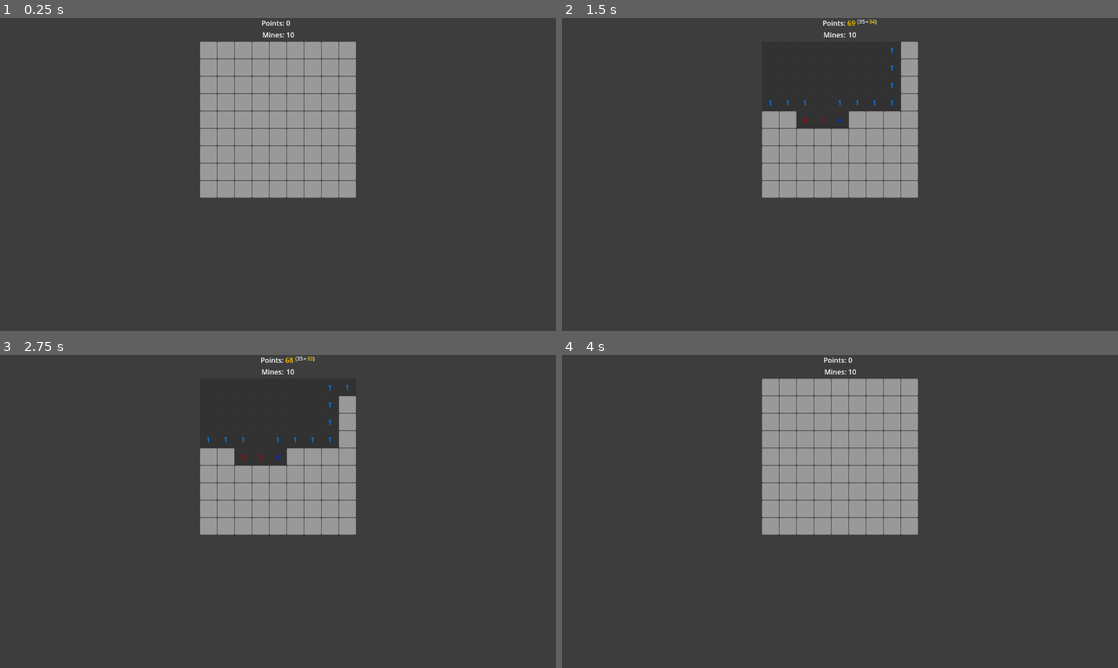
Above: before the commit, frames 1-4 (two rows, left to right).
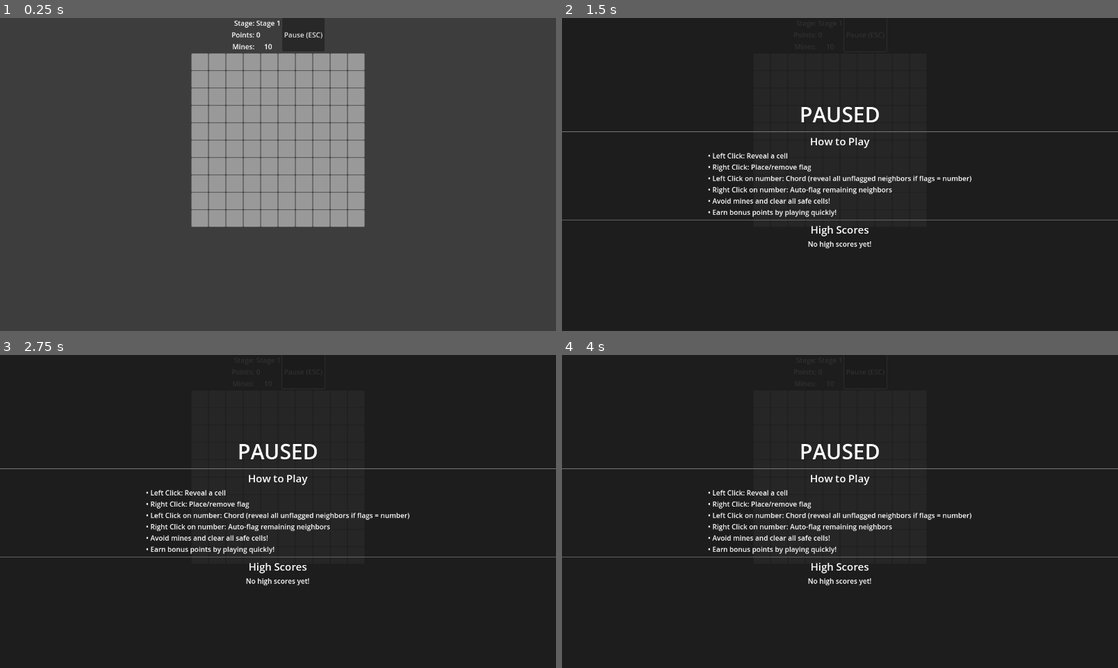
Above: after the commit, the same moments.

Repository: krets/sweep
Game: Godot game, scene res://game.tscn
Same seed, same stepped clock (60 frames per second), same inputs: the game is played once before the commit and once after it.
Inputs (mouse positions are in pixels of both pictures, inside the frame that each line leads up to):
- Up to frame 1 (0.25 s): no input
- Up to frame 2 (1.5 s): click (773, 49) at 0.52 s; click (867, 33) at 1.25 s, where only the run after the commit has a clickable "Pause (ESC)"
- Up to frame 3 (2.75 s): click (344, 386) at 2.02 s
- Up to frame 4 (4 s): click (906, 405) at 2.77 s; click (840, 517) at 3.5 s, where only the run before the commit has a clickable "Play Again"

The runs differ from the first frame. In frame 1, 8.0% of the frame differs, in the area x 34-66%, y 0-67%; in frame 2, 90%; in frame 3, 90%; in frame 4, 96%, in the area x 0-100%, y 0-100%.

Commit message:
UI updates
adding up points per stage
pause screen
pause button
help screen (same as pause)
pause on defocus
pause hotkey (esc)

Diff:
--- a/game.gd
+++ b/game.gd
@@ -16,7 +16,6 @@
 @export var cell_exposed: Color = Color(.8, .2, .6)
 @export var hard_mode: bool = false
 
-
 class Stage:
 	var columns
 	var rows
@@ -33,14 +32,12 @@
 		self.points = 0
 
 var stages = [
-	Stage.new(9, 9, 10),
-	Stage.new(12, 11, 19),
-	Stage.new(15, 13, 32),
-	Stage.new(18, 14, 47),
-	Stage.new(20, 16, 66)
+	Stage.new(10,10,10),
+	Stage.new(12,11,19),
+	Stage.new(15,13,32),
+	Stage.new(18,14,47),
+	Stage.new(20,16,66)
 ]
-
-
 
 var current_stage_index: int = 0
 var cell_scene = preload("res://Cell.tscn")
@@ -55,6 +52,8 @@
 var countdown_timer: Timer = null
 var points_bonus: int = 0
 var current_stage: Stage = null
+var is_paused: bool = false
+var was_paused_before_focus: bool = false
 
 @onready var grid_container: GridContainer = %MinefieldGrid
 @onready var mine_counter: Label = %MineCounter
@@ -63,12 +62,20 @@
 @onready var overlay_restart_button: Button = %OverlayRestartButton
 @onready var points_label: Label = %PointsLabel
 @onready var points_breakdown: RichTextLabel = %PointsBreakdownLabel
-
 @onready var overlay_panel_bg: Panel = %OverlayBackgroundPanel
+@onready var stage_label: Label = %StageLabel
+@onready var pause_overlay: Control = %PauseOverlay
+@onready var pause_button: Button = %PauseButton
+@onready var high_scores_list: VBoxContainer = %HighScoresList
+@onready var score_breakdown_container: VBoxContainer = %ScoreBreakdownContainer
+@onready var final_score_label: Label = %FinalScoreLabel
+@onready var stage_scores_container: VBoxContainer = %StageScoresContainer
 
 func _ready():
 	HighScores.load_scores()
 	overlay_restart_button.pressed.connect(new_game)
+	pause_button.pressed.connect(toggle_pause)
+
 	# Setup misclick cooldown timer
 	misclick_timer = Timer.new()
 	misclick_timer.wait_time = misclick_clear
@@ -83,7 +90,67 @@
 	countdown_timer.timeout.connect(_on_countdowntick)
 	add_child(misclick_timer)
 	add_child(countdown_timer)
+
+	# Show high scores on startup
+	display_high_scores()
+
+	# Connect window focus signals
+	get_window().focus_entered.connect(_on_window_focus_entered)
+	get_window().focus_exited.connect(_on_window_focus_exited)
+
 	new_game()
+
+func _input(event):
+	if event.is_action_pressed("pause"):
+		toggle_pause()
+
+func _notification(what):
+	if what == NOTIFICATION_APPLICATION_FOCUS_OUT:
+		if not is_paused:
+			was_paused_before_focus = false
+			set_paused(true)
+		else:
+			was_paused_before_focus = true
+	elif what == NOTIFICATION_APPLICATION_FOCUS_IN:
+		if not was_paused_before_focus:
+			set_paused(false)
+
+func _on_window_focus_entered():
+	pass
+
+func _on_window_focus_exited():
+	pass
+
+func toggle_pause():
+	set_paused(!is_paused)
+
+func set_paused(paused: bool):
+	is_paused = paused
+	pause_overlay.visible = is_paused
+	if is_paused:
+		countdown_timer.paused = true
+		misclick_timer.paused = true
+	else:
+		countdown_timer.paused = false
+		misclick_timer.paused = false
+
+func display_high_scores():
+	# Clear existing scores
+	for child in high_scores_list.get_children():
+		child.queue_free()
+
+	# Add high scores
+	for i in range(min(10, HighScores.scores.size())):
+		var score_label = Label.new()
+		score_label.text = "%d. %d points" % [i + 1, HighScores.scores[i]]
+		score_label.add_theme_font_size_override("font_size", 16)
+		high_scores_list.add_child(score_label)
+
+	if HighScores.scores.size() == 0:
+		var no_scores_label = Label.new()
+		no_scores_label.text = "No high scores yet!"
+		no_scores_label.add_theme_font_size_override("font_size", 16)
+		high_scores_list.add_child(no_scores_label)
 
 func new_game():
 	current_stage = stages[current_stage_index]
@@ -100,9 +167,14 @@
 	points_breakdown.text = ""
 	misclick_locked = false
 	misclick_timer.stop()
+
+	# Update stage label
+	stage_label.text = "Stage %d" % (current_stage_index + 1)
+
 	# Clear existing grid
 	overlay_panel_bg.modulate = Color(1, 1, 1, 1)
 	overlay.visible = false
+	score_breakdown_container.visible = false
 	for row in grid:
 		for cell in row:
 			cell.queue_free()
@@ -113,10 +185,11 @@
 	game_over = false
 	cells_revealed = 0
 	flags_placed = 0
+	is_paused = false
+	pause_overlay.visible = false
 
 	# Setup grid container
 	grid_container.columns = grid_width
-
 
 	# Create cells
 	for y in range(grid_height):
@@ -175,7 +248,7 @@
 	return count
 
 func _on_cell_clicked(cell: Cell):
-	if game_over or cell.is_flagged:
+	if game_over or cell.is_flagged or is_paused:
 		return
 
 	if first_click:
@@ -192,6 +265,7 @@
 		var tween = create_tween()
 		$Sounds/FxEarthquake.play()
 		tween.tween_property(overlay_panel_bg, "modulate:a", .7, .25)
+		tween.finished.connect(show_score_breakdown.bind(false))
 		end_game()
 	else:
 		reveal_cell(cell.x, cell.y)
@@ -226,7 +300,7 @@
 				cell.reveal()
 
 func _on_cell_flagged(cell: Cell):
-	if game_over:
+	if game_over or is_paused:
 		return
 
 	if cell.is_flagged:
@@ -255,7 +329,8 @@
 		overlay_label.text = "Stage Cleared!"
 		overlay_restart_button.text = "Continue"
 		current_stage_index += 1
-		if current_stage_index == stages.size():
+		var is_final_stage = current_stage_index == stages.size()
+		if is_final_stage:
 			overlay_label.text = "You Win! Game over!"
 			overlay_restart_button.text = "Play Again"
 			end_game()
@@ -266,6 +341,73 @@
 		var tween = create_tween()
 		tween.tween_property(overlay_panel_bg, "modulate:a", .7, 1)
 		tween.finished.connect($Sounds/WinnerTune.play)
+		tween.finished.connect(show_score_breakdown.bind(is_final_stage))
+
+func show_score_breakdown(show_final: bool):
+	score_breakdown_container.visible = true
+
+	# Clear previous breakdown
+	for child in stage_scores_container.get_children():
+		child.queue_free()
+
+	# Animate stage scores
+	var total_animated = 0
+	var delay = 0.0
+
+	for i in range(stages.size()):
+		if stages[i].points > 0 or i == current_stage_index - 1:
+			var stage_score_label = Label.new()
+			stage_score_label.text = "Stage %d: " % (i + 1)
+			stage_score_label.add_theme_font_size_override("font_size", 18)
+			stage_scores_container.add_child(stage_score_label)
+
+			# Animate points counting up
+			var target_points = stages[i].points
+			if i == current_stage_index - 1:
+				target_points = get_points()
+
+			animate_score_count(stage_score_label, 0, target_points, delay, i + 1)
+			total_animated += target_points
+			delay += 0.5
+
+	# Show final score
+	if show_final:
+		final_score_label.visible = true
+		animate_score_count(final_score_label, 0, total_animated, delay + 0.5, 0, "Final Score: ")
+
+		# Check if it's a high score
+		if HighScores.scores.size() == 0 or total_animated > HighScores.scores[0]:
+			var high_score_label = Label.new()
+			high_score_label.text = "NEW HIGH SCORE!"
+			high_score_label.add_theme_font_size_override("font_size", 24)
+			high_score_label.modulate = Color.YELLOW
+			stage_scores_container.add_child(high_score_label)
+	else:
+		final_score_label.visible = false
+
+func animate_score_count(label: Label, from: int, to: int, delay: float, stage_num: int, prefix: String = ""):
+	await get_tree().create_timer(delay).timeout
+
+	var duration = 1.0
+	var elapsed = 0.0
+
+	while elapsed < duration:
+		elapsed += get_process_delta_time()
+		var progress = min(elapsed / duration, 1.0)
+		var current_value = int(lerp(float(from), float(to), progress))
+
+		if stage_num > 0:
+			label.text = "Stage %d: %d points" % [stage_num, current_value]
+		else:
+			label.text = prefix + str(current_value) + " points"
+
+		await get_tree().process_frame
+
+	# Ensure final value is set
+	if stage_num > 0:
+		label.text = "Stage %d: %d points" % [stage_num, to]
+	else:
+		label.text = prefix + str(to) + " points"
 
 # Returns a Dictionary of arrays:
 # {"flagged": [...], "unexposed": [...], "revealed": [...], "all": [...]}
@@ -295,7 +437,7 @@
 	return neighbors
 
 func _on_cell_chorded_left(cell: Cell):
-	if game_over:
+	if game_over or is_paused:
 		return
 	if misclick_locked:
 		print("locked")
@@ -314,7 +456,7 @@
 		cell.blink_red()
 
 func _on_cell_chorded_right(cell: Cell):
-	if game_over:
+	if game_over or is_paused:
 		return
 	if misclick_locked:
 		print("locked")
@@ -376,7 +518,7 @@
 	return total_points + get_points()
 
 func _on_countdowntick():
-	if not game_over:
+	if not game_over and not is_paused:
 		points_bonus = max(0, points_bonus - 1)
 	update_points()
 
@@ -395,3 +537,4 @@
 	for stage in stages:
 		stage.reset()
 		current_stage_index = 0
+	display_high_scores()
--- a/game.tscn
+++ b/game.tscn
@@ -15,6 +15,9 @@
 [sub_resource type="Theme" id="Theme_j5wjh"]
 default_font_size = 12
 
+[sub_resource type="StyleBoxFlat" id="StyleBoxFlat_pause"]
+bg_color = Color(0.1, 0.1, 0.1, 0.9)
+
 [sub_resource type="StyleBoxFlat" id="StyleBoxFlat_feb5d"]
 bg_color = Color(1, 1, 1, 1)
 
@@ -62,6 +65,16 @@
 layout_mode = 2
 columns = 2
 
+[node name="StageTitleLabel" type="Label" parent="VBoxContainer/HBoxContainer/StatsGrid"]
+layout_mode = 2
+text = "Stage:"
+horizontal_alignment = 2
+
+[node name="StageLabel" type="Label" parent="VBoxContainer/HBoxContainer/StatsGrid"]
+unique_name_in_owner = true
+layout_mode = 2
+text = "1"
+
 [node name="PointsTitleLabel" type="Label" parent="VBoxContainer/HBoxContainer/StatsGrid"]
 layout_mode = 2
 text = "Points:"
@@ -96,6 +109,11 @@
 horizontal_alignment = 1
 vertical_alignment = 1
 
+[node name="PauseButton" type="Button" parent="VBoxContainer/HBoxContainer"]
+unique_name_in_owner = true
+layout_mode = 2
+text = "Pause (ESC)"
+
 [node name="MinefieldGrid" type="GridContainer" parent="VBoxContainer"]
 unique_name_in_owner = true
 layout_mode = 2
@@ -103,6 +121,78 @@
 theme_override_constants/h_separation = 0
 theme_override_constants/v_separation = 0
 
+[node name="PauseOverlay" type="Control" parent="."]
+unique_name_in_owner = true
+visible = false
+z_index = 10
+layout_mode = 1
+anchors_preset = 15
+anchor_right = 1.0
+anchor_bottom = 1.0
+grow_horizontal = 2
+grow_vertical = 2
+
+[node name="Panel" type="Panel" parent="PauseOverlay"]
+layout_mode = 1
+anchors_preset = 15
+anchor_right = 1.0
+anchor_bottom = 1.0
+grow_horizontal = 2
+grow_vertical = 2
+theme_override_styles/panel = SubResource("StyleBoxFlat_pause")
+
+[node name="VBoxContainer" type="VBoxContainer" parent="PauseOverlay"]
+layout_mode = 1
+anchors_preset = 15
+anchor_right = 1.0
+anchor_bottom = 1.0
+grow_horizontal = 2
+grow_vertical = 2
+alignment = 1
+
+[node name="PauseLabel" type="Label" parent="PauseOverlay/VBoxContainer"]
+layout_mode = 2
+theme_override_font_sizes/font_size = 48
+text = "PAUSED"
+horizontal_alignment = 1
+
+[node name="HSeparator" type="HSeparator" parent="PauseOverlay/VBoxContainer"]
+layout_mode = 2
+
+[node name="HowToPlay" type="VBoxContainer" parent="PauseOverlay/VBoxContainer"]
+layout_mode = 2
+size_flags_horizontal = 4
+
+[node name="HowToPlayLabel" type="Label" parent="PauseOverlay/VBoxContainer/HowToPlay"]
+layout_mode = 2
+theme_override_font_sizes/font_size = 24
+text = "How to Play"
+horizontal_alignment = 1
+
+[node name="Instructions" type="Label" parent="PauseOverlay/VBoxContainer/HowToPlay"]
+layout_mode = 2
+theme_override_font_sizes/font_size = 16
+text = "• Left Click: Reveal a cell
+• Right Click: Place/remove flag
+• Left Click on number: Chord (reveal all unflagged neighbors if flags = number)
+• Right Click on number: Auto-flag remaining neighbors
+• Avoid mines and clear all safe cells!
+• Earn bonus points by playing quickly!"
+
+[node name="HSeparator2" type="HSeparator" parent="PauseOverlay/VBoxContainer"]
+layout_mode = 2
+
+[node name="HighScoresLabel" type="Label" parent="PauseOverlay/VBoxContainer"]
+layout_mode = 2
+theme_override_font_sizes/font_size = 24
+text = "High Scores"
+horizontal_alignment = 1
+
+[node name="HighScoresList" type="VBoxContainer" parent="PauseOverlay/VBoxContainer"]
+unique_name_in_owner = true
+layout_mode = 2
+size_flags_horizontal = 4
+
 [node name="Overlay" type="Control" parent="."]
 unique_name_in_owner = true
 visible = false
@@ -136,16 +226,40 @@
 grow_vertical = 2
 alignment = 1
 
-[node name="ScoreGrid" type="GridContainer" parent="Overlay/VBoxContainer"]
-layout_mode = 2
-
 [node name="OverlayLabel" type="Label" parent="Overlay/VBoxContainer"]
 unique_name_in_owner = true
 layout_mode = 2
 size_flags_vertical = 1
+theme_override_font_sizes/font_size = 36
 text = "Game Over"
 horizontal_alignment = 1
 vertical_alignment = 1
+
+[node name="ScoreBreakdownContainer" type="VBoxContainer" parent="Overlay/VBoxContainer"]
+unique_name_in_owner = true
+visible = false
+layout_mode = 2
+size_flags_horizontal = 4
+
+[node name="ScoreBreakdownLabel" type="Label" parent="Overlay/VBoxContainer/ScoreBreakdownContainer"]
+layout_mode = 2
+theme_override_font_sizes/font_size = 24
+text = "Score Breakdown"
+horizontal_alignment = 1
+
+[node name="StageScoresContainer" type="VBoxContainer" parent="Overlay/VBoxContainer/ScoreBreakdownContainer"]
+unique_name_in_owner = true
+layout_mode = 2
+
+[node name="HSeparator" type="HSeparator" parent="Overlay/VBoxContainer/ScoreBreakdownContainer"]
+layout_mode = 2
+
+[node name="FinalScoreLabel" type="Label" parent="Overlay/VBoxContainer/ScoreBreakdownContainer"]
+unique_name_in_owner = true
+layout_mode = 2
+theme_override_font_sizes/font_size = 28
+text = "Final Score: 0"
+horizontal_alignment = 1
 
 [node name="OverlayRestartButton" type="Button" parent="Overlay/VBoxContainer"]
 unique_name_in_owner = true
--- a/project.godot
+++ b/project.godot
@@ -28,3 +28,13 @@
 
 renderer/rendering_method="gl_compatibility"
 renderer/rendering_method.mobile="gl_compatibility"
+
+[input]
+
+pause={
+"deadzone": 0.5,
+"events": [Object(InputEventKey,"resource_local_to_scene":false,"resource_name":"","device":-1,"window_id":0,"alt_pressed":false,"shift_pressed":false,"ctrl_pressed":false,"meta_pressed":false,"pressed":false,"keycode":0,"physical_keycode":4194305,"key_label":0,"unicode":0,"location":0,"echo":false,"script":null)
+, Object(InputEventKey,"resource_local_to_scene":false,"resource_name":"","device":-1,"window_id":0,"alt_pressed":false,"shift_pressed":false,"ctrl_pressed":false,"meta_pressed":false,"pressed":false,"keycode":0,"physical_keycode":4194327,"key_label":0,"unicode":0,"location":0,"echo":false,"script":null)
+, Object(InputEventKey,"resource_local_to_scene":false,"resource_name":"","device":-1,"window_id":0,"alt_pressed":false,"shift_pressed":false,"ctrl_pressed":false,"meta_pressed":false,"pressed":false,"keycode":0,"physical_keycode":4194328,"key_label":0,"unicode":0,"location":0,"echo":false,"script":null)
+]
+}
Not shown: 1 places in game.tscn that only renumber resources
Not shown, changed: notes.md
